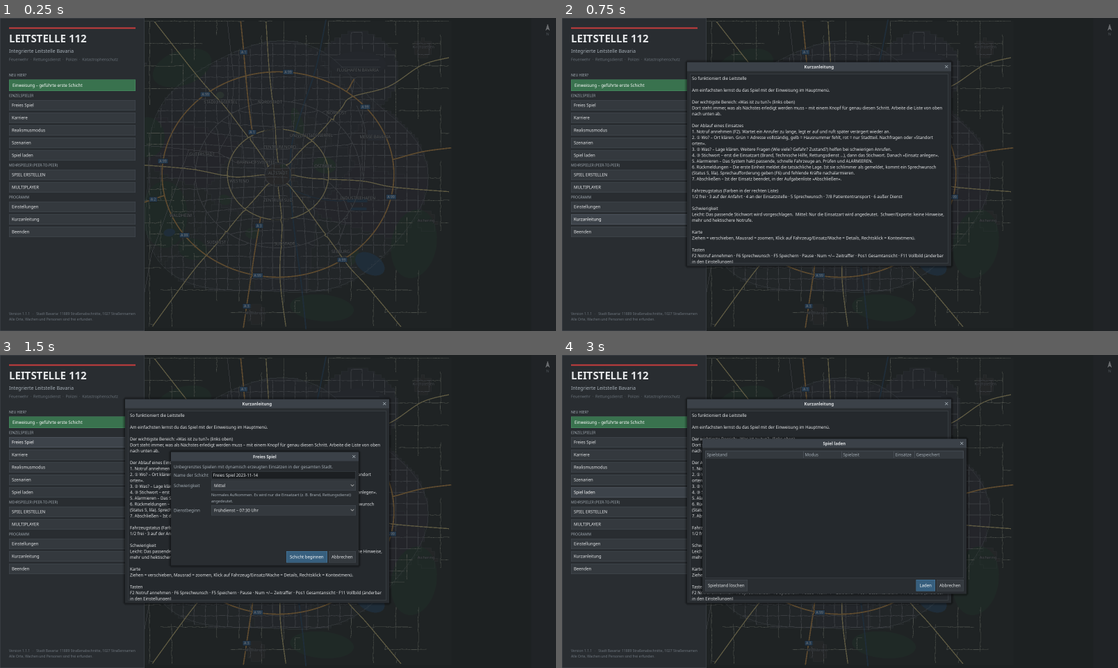
Above: before the commit, frames 1-4 (two rows, left to right).
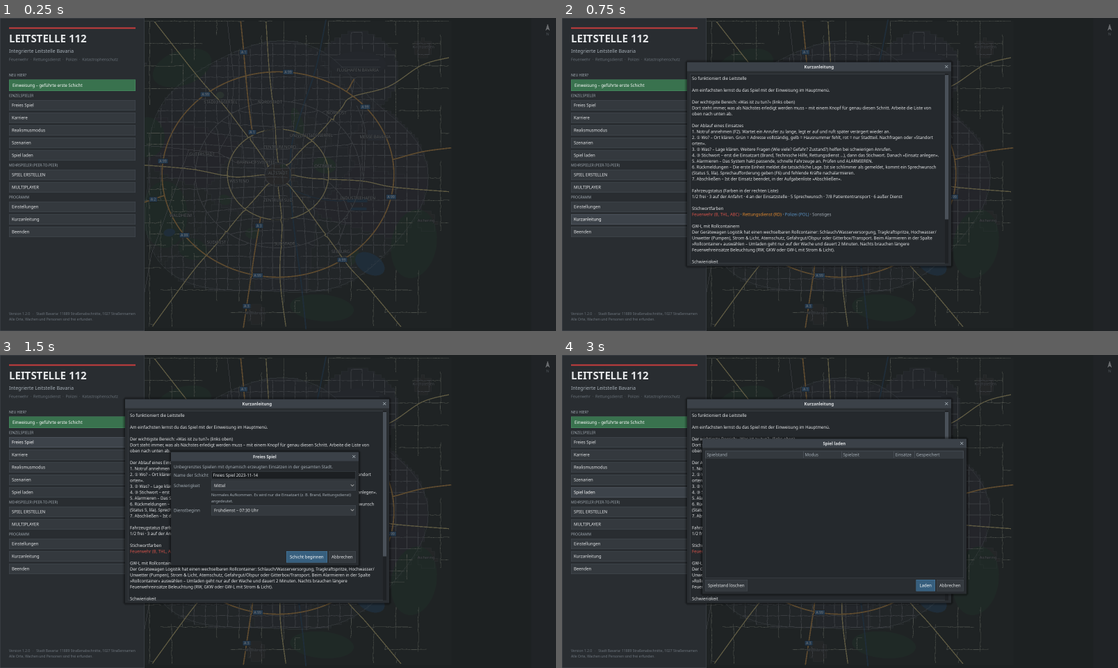
Above: after the commit, the same moments.

Repository: Mosi-pro/bavaria-sim
Game: Godot game, scene res://scenes/main.tscn
Same seed, same stepped clock (60 frames per second), same inputs: the game is played once before the commit and once after it.
Inputs:
- Up to frame 1 (0.25 s): no input
- Up to frame 2 (0.75 s): click "Kurzanleitung" at 0.5 s
- Up to frame 3 (1.5 s): click "Freies Spiel" at 1.25 s
- Up to frame 4 (3 s): click "Freies Spiel" at 2 s; click "Spiel laden" at 2.75 s

The runs differ from the first frame. In frame 1, less than 0.1% of the frame differs, in the area x 4-6%, y 94-95%; in frame 2, 2.2%, in the area x 4-70%, y 18-95%; in frame 3, 1.9%; in frame 4, 0.3%.

Commit message:
Version 1.2.0: GW-L mit wählbaren Rollcontainern, Ausleuchtung bei Nacht, Stichwortfarben nach Fachbereich
Co-Authored-By: Claude Opus 5.5 <noreply@anthropic.com>
Claude-Session: https://claude.ai/code/session_018Fw7aGdcfN1NLWhh7M1Dsu

Diff:
--- a/data/vehicle_types.json
+++ b/data/vehicle_types.json
@@ -54,7 +54,8 @@
   "diensthund": "Diensthundeführer",
   "pol_krad": "Motorradstreife",
   "betreuung_psnv": "Psychosoziale Notfallversorgung (KIT)",
-  "rth": "Rettungshubschrauber"
+  "rth": "Rettungshubschrauber",
+  "licht": "Beleuchtung / Stromerzeuger"
  },
  "types": {
   "KDOW": {
@@ -307,7 +308,8 @@
    "caps": {
     "thl": 1,
     "rw": 1,
-    "thl_klein": 1
+    "thl_klein": 1,
+    "licht": 1
    },
    "price": 520000,
    "equip": [
@@ -334,9 +336,59 @@
    "price": 210000,
    "equip": [
     "Ladebordwand",
-    "Rollcontainer",
-    "Schlauchmaterial"
-   ]
+    "1 Rollcontainer-Stellplatz (wechselbar)"
+   ],
+   "module_default": "gitterbox",
+   "module_change": 120,
+   "modules": {
+    "schlauch": {
+     "name": "Schlauch / Wasserversorgung",
+     "caps": {
+      "wasser": 1
+     },
+     "equip": "Bis zu 500 m B-Druckschläuche in Buchten (während der Langsamfahrt verlegbar), wasserführende Armaturen"
+    },
+    "ts": {
+     "name": "Tragkraftspritze (TS)",
+     "caps": {
+      "wasser": 1
+     },
+     "equip": "Tragkraftspritze PFPN 10-1000/1500, Saugschläuche und Zubehör zur Löschwasserförderung"
+    },
+    "hochwasser": {
+     "name": "Hochwasser / Unwetter",
+     "caps": {
+      "pumpen": 1
+     },
+     "equip": "Tauchpumpen, Wassersauger, Stromerzeuger, Wathosen, Schmutzwasserpumpen"
+    },
+    "licht": {
+     "name": "Strom & Licht",
+     "caps": {
+      "licht": 1
+     },
+     "equip": "Tragbarer Stromerzeuger, Flutlichtstrahler, Stative, Kabeltrommeln, Beleuchtungsballons"
+    },
+    "atemschutz": {
+     "name": "Atemschutz",
+     "caps": {
+      "atemschutz": 1
+     },
+     "equip": "Pressluftatmer, Ersatzflaschen, Atemschutzmasken, Überwachungstafeln zur Nachschubversorgung"
+    },
+    "oel": {
+     "name": "Gefahrgut / Ölspur",
+     "caps": {
+      "thl_klein": 1
+     },
+     "equip": "Ölbindemittel, Streuwagen, Auffangwannen, Dichtmaterial, Chemikalienschutzanzüge"
+    },
+    "gitterbox": {
+     "name": "Gitterbox / Transport",
+     "caps": {},
+     "equip": "Leere Gitter- oder Wannen-Container zum Abtransport kontaminierter Schläuche, Einsatzkleidung oder Müll"
+    }
+   }
   },
   "GWG": {
    "short": "GW-G",
@@ -929,7 +981,8 @@
    "caps": {
     "thw": 1,
     "thl": 1,
-    "thl_klein": 1
+    "thl_klein": 1,
+    "licht": 1
    },
    "price": 380000,
    "equip": [
--- a/project.godot
+++ b/project.godot
@@ -5,7 +5,7 @@
 
 config/name="LEITSTELLE 112"
 config/description="Simulation der Integrierten Leitstelle Bavaria"
-config/version="1.1.1"
+config/version="1.2.0"
 run/main_scene="res://scenes/main.tscn"
 config/features=PackedStringArray("4.7", "Forward Plus")
 config/icon="res://assets/icons/icon.png"
--- a/src/core/data.gd
+++ b/src/core/data.gd
@@ -95,6 +95,17 @@
 			out.append(k)
 	return out
 
+## Farbe eines Stichworts nach Fachbereich: Feuerwehr rot, Rettungsdienst orange,
+## Polizei blau, Sonstiges grau.
+const KW_COLORS := {"brand": "#d9534a", "thl": "#d9534a", "abc": "#d9534a", "vu": "#d9534a", "rd": "#e58a2e", "pol": "#5b95c8", "sonst": "#a4adb5"}
+
+func keyword_color(kw: String) -> Color:
+	var cat: String = String(keywords.get(kw, {}).get("cat", ""))
+	if cat == "":
+		var p := kw.get_slice(" ", 0)
+		cat = {"B": "brand", "THL": "thl", "ABC": "abc", "RD": "rd", "POL": "pol"}.get(p, "sonst")
+	return Color(KW_COLORS.get(cat, "#a4adb5"))
+
 func category_name(cat: String) -> String:
 	return categories.get(cat, {}).get("name", cat)
 
--- a/src/dispatch/advisor.gd
+++ b/src/dispatch/advisor.gd
@@ -23,7 +23,11 @@
 			eta = VL.air_eta(v, target)
 		if reason == "":
 			eta += VL.turnout_mean(v)
-		rows.append({"id": vid, "eta": eta, "dist": State.veh_pos(v).distance_to(target), "reason": reason, "caps": VL.caps(v), "crew": int(Data.vehicle_types[v["type"]]["crew"])})
+		var row := {"id": vid, "eta": eta, "dist": State.veh_pos(v).distance_to(target), "reason": reason, "caps": VL.caps(v), "crew": int(Data.vehicle_types[v["type"]]["crew"])}
+		if VL.has_modules(v):
+			row["module"] = VL.module_of(v)
+			row["can_change"] = VL.can_change_module(v) and reason == ""
+		rows.append(row)
 	rows.sort_custom(func(a, b):
 		if absf(a["eta"] - b["eta"]) > 20.0:
 			return a["eta"] < b["eta"]
@@ -43,14 +47,19 @@
 	for k in open.keys():
 		open[k] = int(open[k]) - int(have.get(k, 0))
 	var suggested: Array = []
+	var modules := {}
 	for k in open.keys():
 		while int(open[k]) > 0:
 			var pick := {}
+			var pick_mod := ""
 			var best := INF
 			for r in rows:
 				if r["reason"] != "" or suggested.has(r["id"]):
 					continue
-				if int(r["caps"].get(k, 0)) > 0 and r["eta"] < INF:
+				var mod_for := ""
+				if int(r["caps"].get(k, 0)) <= 0 and r.get("can_change", false):
+					mod_for = _module_for(r["id"], k)
+				if (int(r["caps"].get(k, 0)) > 0 or mod_for != "") and r["eta"] < INF:
 					# Sonderfahrzeuge nur, wenn ihre Sonderfähigkeit gebraucht wird oder nichts anderes in Reichweite ist
 					var eff: float = r["eta"]
 					# Hubschrauber nur, wenn er mindestens 2 Minuten schneller ist als bodengebundene Notärzte
@@ -59,12 +68,20 @@
 					for sc in SPECIAL:
 						if int(r["caps"].get(sc, 0)) > 0 and not need.has(sc):
 							eff += 1200.0
+					if mod_for != "":
+						eff += float(Data.vehicle_types[State.vehicles[r["id"]]["type"]].get("module_change", 120))
 					if eff < best:
 						best = eff
 						pick = r
+						pick_mod = mod_for
 			if pick.is_empty():
 				break
 			suggested.append(pick["id"])
+			if pick_mod != "":
+				# Vorschlag: GW-L mit passendem Rollcontainer
+				pick["module"] = pick_mod
+				pick["caps"] = VL.caps_with_module(State.vehicles[pick["id"]], pick_mod)
+				modules[pick["id"]] = pick_mod
 			for c in pick["caps"]:
 				if open.has(c):
 					open[c] = int(open[c]) - int(pick["caps"][c])
@@ -72,4 +89,13 @@
 	for k in open:
 		if int(open[k]) > 0:
 			missing[k] = int(open[k])
-	return {"rows": rows, "suggested": suggested, "missing": missing, "need": need}
+	return {"rows": rows, "suggested": suggested, "missing": missing, "need": need, "modules": modules}
+
+## Rollcontainer, der die Fähigkeit cap liefert ("" = keiner).
+static func _module_for(vid: String, cap: String) -> String:
+	var t: Dictionary = Data.vehicle_types[State.vehicles[vid]["type"]]
+	var mods: Dictionary = t.get("modules", {})
+	for m in mods:
+		if int(mods[m].get("caps", {}).get(cap, 0)) > 0:
+			return m
+	return ""
--- a/src/incidents/incident_logic.gd
+++ b/src/incidents/incident_logic.gd
@@ -124,14 +124,27 @@
 	Sim.radio(who, "Notiz zu %s: %s" % [inc["nr"], text], -1, "note", inc["id"])
 	State.touch_incident(inc["id"])
 
-static func alarm(inc: Dictionary, vehicle_ids: Array, by: String) -> Dictionary:
+static func alarm(inc: Dictionary, vehicle_ids: Array, by: String, modules: Dictionary = {}) -> Dictionary:
 	var ok: Array = []
 	var failed: Array = []
+	var loaded: Array = []
 	for vid in vehicle_ids:
 		if not State.vehicles.has(vid):
 			continue
 		var v: Dictionary = State.vehicles[vid]
+		# Wechselbeladung (GW-L): vor dem Ausrücken Rollcontainer tauschen
+		var old_module: String = VL.module_of(v) if VL.has_modules(v) else ""
+		var changed := false
+		if modules.has(vid) and VL.block_reason(v) == "":
+			changed = VL.set_module(v, String(modules[vid]))
 		var err := VL.alarm(v, inc["id"])
+		if err != "" and changed:
+			v["module"] = old_module
+			changed = false
+		if changed:
+			v["timer"] = float(v["timer"]) + float(VL.vtype(v).get("module_change", 120))
+		if err == "" and VL.has_modules(v):
+			loaded.append("%s mit Rollcontainer %s%s" % [v["callsign"], VL.module_name(v), " (wird umgeladen)" if changed else ""])
 		if err == "":
 			ok.append(v["callsign"])
 		else:
@@ -141,6 +154,8 @@
 			inc["t_alarm"] = State.clock
 		inc["alarmed_n"] = int(inc["alarmed_n"]) + ok.size()
 		Sim.radio("Leitstelle", "Alarm %s, %s, %s – für: %s" % [inc["keyword"], inc["address"], inc["object"], ", ".join(ok)], -1, "alarm", inc["id"])
+		for l in loaded:
+			Sim.radio("Leitstelle", "Beladung: %s." % l, -1, "alarm", inc["id"])
 		Sim.sound("alarm")
 		_derive_status(inc)
 		State.touch_incident(inc["id"])
@@ -379,6 +394,10 @@
 		text += " %d Verletzte/Betroffene." % n
 	inc["lage"] = text
 	_say(inc, on, text)
+	if needs_light(tr):
+		tr["reqs"]["licht"] = 1
+		inc["lage"] = String(inc["lage"]) + " Dunkelheit – Einsatzstelle muss ausgeleuchtet werden."
+		_say(inc, on, "Es ist dunkel – benötigen Beleuchtung für die Einsatzstelle (RW, GKW oder GW-L mit Rollcontainer Strom & Licht).")
 	tr["known"] = tr["reqs"].duplicate()
 	_publish(inc, tr, on)
 	var miss := shortage(known_need(tr), caps_assigned(inc["id"]))
@@ -386,6 +405,17 @@
 		_say(inc, on, "Nachforderung: benötigen %s." % need_text(miss), true)
 	_derive_status(inc)
 	State.touch_incident(inc["id"])
+
+## Längere Einsätze von Feuerwehr/THW bei Dunkelheit brauchen Beleuchtung.
+static func needs_light(tr: Dictionary) -> bool:
+	if tr["reqs"].has("licht") or float(tr["work_total"]) < 2400.0:
+		return false
+	var cat: String = String(Data.incident_types[tr["type"]].get("cat", ""))
+	if not cat in ["brand", "thl", "vu", "abc"]:
+		return false
+	var dl := VL.daylight()
+	var hf: float = State.hour_f()
+	return hf < float(dl[0]) - 0.25 or hf > float(dl[1]) + 0.25
 
 static func _work(inc: Dictionary, tr: Dictionary, on: Array, h: float) -> void:
 	var total := float(tr["work_total"])
--- a/src/map/map_overlay.gd
+++ b/src/map/map_overlay.gd
@@ -280,7 +280,7 @@
 	for id in State.incidents:
 		var inc: Dictionary = State.incidents[id]
 		var sp: Vector2 = view.w2s(Vector2(inc["x"], inc["y"]))
-		var col: Color = [Color("#c83d3d"), Color("#c83d3d"), Color("#d6a83b"), Color("#497fa8")][clampi(int(inc["prio"]), 1, 3)]
+		var col: Color = Data.keyword_color(inc["keyword"])
 		if inc["done"]:
 			col = Color("#6b737b")
 		var r: float = float(inc["radius"]) * z
--- a/src/simulation/sim.gd
+++ b/src/simulation/sim.gd
@@ -256,7 +256,13 @@
 							ids.append(vid)
 						else:
 							denied.append("%s: keine Berechtigung für %s" % [State.vehicles[vid]["callsign"], Data.org_name(State.vehicles[vid]["org"])])
-					var res := IL.alarm(inc, ids, who)
+					var mods: Dictionary = {}
+					var am = a.get("modules", {})
+					if am is Dictionary:
+						for mk in am:
+							if ids.has(mk):
+								mods[String(mk)] = String(am[mk])
+					var res := IL.alarm(inc, ids, who, mods)
 					res["failed"].append_array(denied)
 					return {"ok": res["ok"].size() > 0, "err": "\n".join(res["failed"]), "alarmed": res["ok"], "failed": res["failed"]}
 				"inc_close":
--- a/src/ui/panel_incidents.gd
+++ b/src/ui/panel_incidents.gd
@@ -73,7 +73,7 @@
 		var it := inc_tree.create_item(root)
 		it.set_metadata(0, id)
 		it.set_text(0, inc["keyword"])
-		it.set_custom_color(0, [UI.RED, UI.RED, UI.YELLOW, UI.BLUE][clampi(int(inc["prio"]), 1, 3)])
+		it.set_custom_color(0, Data.keyword_color(inc["keyword"]))
 		it.set_tooltip_text(0, "%s – Priorität %d" % [Data.keywords.get(inc["keyword"], {}).get("name", ""), int(inc["prio"])])
 		it.set_text(1, String(inc["address"]).get_slice(",", 0))
 		it.set_tooltip_text(1, "Einsatz %s\n%s\n%s" % [inc["nr"], inc["address"], inc["lage"]])
--- a/src/ui/win_dispatch.gd
+++ b/src/ui/win_dispatch.gd
@@ -26,6 +26,7 @@
 var _t := 1.0
 var _checked := {}
 var _suggested: Array = []
+var _modules := {}   # Fahrzeug-ID -> gewählter Rollcontainer (GW-L)
 var _sugg_sig := ""
 var _orgs: Array = []
 var _details := ""
@@ -74,7 +75,7 @@
 	sugg_label = UI.label("", UI.TEXT2)
 	sugg_label.clip_text = true
 	sugg_label.size_flags_horizontal = Control.SIZE_EXPAND_FILL
-	disp_tree = UI.tree([{"title": "", "width": 26}, {"title": "ETA", "width": 50}, {"title": "Funkrufname", "width": 170}, {"title": "Typ", "width": 70}, {"title": "Wache"}, {"title": "km", "width": 44}, {"title": "Status", "width": 150}])
+	disp_tree = UI.tree([{"title": "", "width": 26}, {"title": "ETA", "width": 50}, {"title": "Funkrufname", "width": 150}, {"title": "Typ", "width": 70}, {"title": "Wache"}, {"title": "km", "width": 44}, {"title": "Status", "width": 120}, {"title": "Rollcontainer", "width": 170}])
 	disp_tree.item_edited.connect(_on_check)
 	disp_tree.item_activated.connect(func():
 		var it := disp_tree.get_selected()
@@ -145,7 +146,7 @@
 	var inc: Dictionary = State.incidents[inc_id]
 	var kd: Dictionary = Data.keywords.get(inc["keyword"], {})
 	var t := func(x): return State.time_str(float(x)) if float(x) >= 0.0 else "–"
-	var txt := "[font_size=15][b][color=#d6a83b]%s[/color]  %s[/b][/font_size]    [color=#6b737b]Einsatz %s · Priorität %d[/color]\n" % [inc["keyword"], kd.get("name", ""), inc["nr"], int(inc["prio"])]
+	var txt := "[font_size=15][b][color=#%s]%s[/color]  %s[/b][/font_size]    [color=#6b737b]Einsatz %s · Priorität %d[/color]\n" % [Data.keyword_color(inc["keyword"]).to_html(false), inc["keyword"], kd.get("name", ""), inc["nr"], int(inc["prio"])]
 	txt += "[color=#a4adb5]Ort:[/color]  %s%s\n" % [inc["address"], "   [color=#d6a83b](ungenau – Kräfte müssen suchen)[/color]" if float(inc["radius"]) > 0.0 else ""]
 	txt += "[color=#a4adb5]Stand:[/color]  [b]%s[/b]\n" % _plain_status(inc)
 	if inc["revealed"]:
@@ -235,12 +236,16 @@
 		it.set_custom_bg_color(0, Color(Data.fms_color(st), 0.75))
 		it.set_text(1, v["callsign"])
 		it.set_text(2, Data.vehicle_types[v["type"]]["short"])
+		if VL.has_modules(v):
+			it.set_tooltip_text(2, "Rollcontainer: " + VL.module_name(v))
 		var z := ""
 		match v["state"]:
 			"alarmed": z = "alarmiert, rückt aus in %s" % State.dur_str(float(v["timer"]))
 			"enroute": z = "Anfahrt, Ankunft in ca. %s" % State.dur_str(float(v["eta"]) - State.clock)
 			"onscene": z = "an der Einsatzstelle" + ("  –  SPRECHWUNSCH" if v["talk"] != "" else "")
 			_: z = v["state"]
+		if VL.has_modules(v):
+			z += "  ·  Rollcontainer: " + VL.module_name(v)
 		it.set_text(3, z)
 		it.set_text(4, Sim.Personnel.crew_text(v))
 		if vid == sel:
@@ -256,8 +261,12 @@
 	_suggested = res["suggested"]
 	if apply_suggestion:
 		_checked = {}
+		_modules = {}
 		for vid in _suggested:
 			_checked[vid] = true
+	for vid in res.get("modules", {}):
+		if apply_suggestion or not _modules.has(vid):
+			_modules[vid] = res["modules"][vid]
 	var org: String = _orgs[org_filter.selected]
 	var vt: String = _types[type_filter.selected] if type_filter != null else ""
 	disp_tree.clear()
@@ -302,6 +311,8 @@
 		it.set_text(6, ("%d %s" % [int(v["status"]), "frei" if int(v["status"]) == 1 else "auf Wache"]) if free else r["reason"])
 		if not free:
 			it.set_custom_color(6, UI.TEXT2)
+		if VL.has_modules(v):
+			_module_cell(it, v)
 		if _suggested.has(r["id"]):
 			for col in [1, 2, 3]:
 				it.set_custom_bg_color(col, Color(0.29, 0.5, 0.66, 0.28))
@@ -315,11 +326,44 @@
 	sugg_label.add_theme_color_override("font_color", UI.YELLOW if not res["missing"].is_empty() else UI.TEXT2)
 	_update_alarm_btn()
 
+## Rollcontainer-Auswahl (Dropdown in der Tabelle) für Fahrzeuge mit Wechselbeladung
+func _module_cell(it: TreeItem, v: Dictionary) -> void:
+	var mods: Dictionary = Data.vehicle_types[v["type"]]["modules"]
+	var keys: Array = mods.keys()
+	var cur: String = String(_modules.get(v["id"], VL.module_of(v)))
+	var tip := "Rollcontainer wählen – Umladen auf der Wache dauert %s.\n" % State.dur_str(float(Data.vehicle_types[v["type"]].get("module_change", 120)))
+	for m in keys:
+		tip += "\n%s: %s" % [mods[m]["name"], mods[m].get("equip", "")]
+	if VL.can_change_module(v):
+		var names: Array = []
+		for m in keys:
+			names.append(String(mods[m]["name"]) + ("" if m != VL.module_of(v) else " ✓"))
+		it.set_cell_mode(7, TreeItem.CELL_MODE_RANGE)
+		it.set_text(7, ",".join(names))
+		it.set_range(7, max(0, keys.find(cur)))
+		it.set_editable(7, true)
+		it.set_tooltip_text(7, tip + "\n\n✓ = derzeit geladen")
+		if cur != VL.module_of(v):
+			it.set_custom_color(7, UI.YELLOW)
+	else:
+		it.set_text(7, VL.module_name(v))
+		it.set_custom_color(7, UI.TEXT2)
+		it.set_tooltip_text(7, "Umladen nur auf der Wache möglich.\n" + tip)
+
 func _on_check() -> void:
 	var it := disp_tree.get_edited()
-	if it != null:
-		_checked[it.get_metadata(0)] = it.is_checked(0)
-		_update_alarm_btn()
+	if it == null:
+		return
+	var vid: String = it.get_metadata(0)
+	if disp_tree.get_edited_column() == 7 and State.vehicles.has(vid):
+		var keys: Array = Data.vehicle_types[State.vehicles[vid]["type"]].get("modules", {}).keys()
+		var i := int(it.get_range(7))
+		if i >= 0 and i < keys.size():
+			_modules[vid] = keys[i]
+			it.set_custom_color(7, UI.YELLOW if keys[i] != VL.module_of(State.vehicles[vid]) else UI.TEXT)
+		return
+	_checked[vid] = it.is_checked(0)
+	_update_alarm_btn()
 
 func _selected_ids() -> Array:
 	var out: Array = []
@@ -337,8 +381,13 @@
 	if ids.is_empty():
 		UI.message(self, "Alarmierung", "Es sind keine Einsatzmittel ausgewählt.")
 		return
-	Game.act({"a": "inc_alarm", "id": inc_id, "vehicles": ids}, func(res):
+	var mods := {}
+	for vid in ids:
+		if _modules.has(vid):
+			mods[vid] = _modules[vid]
+	Game.act({"a": "inc_alarm", "id": inc_id, "vehicles": ids, "modules": mods}, func(res):
 		_checked = {}
+		_modules = {}
 		if not is_inside_tree():
 			return
 		_fill_disposition(false)
--- a/src/ui/win_misc.gd
+++ b/src/ui/win_misc.gd
@@ -148,6 +148,12 @@
 [b]Fahrzeugstatus (Farben in der rechten Liste)[/b]
 1/2 frei · 3 auf der Anfahrt · 4 an der Einsatzstelle · 5 Sprechwunsch · 7/8 Patiententransport · 6 außer Dienst
 
+[b]Stichwortfarben[/b]
+[color=#d9534a]Feuerwehr (B, THL, ABC)[/color] · [color=#e58a2e]Rettungsdienst (RD)[/color] · [color=#5b95c8]Polizei (POL)[/color] · [color=#a4adb5]Sonstiges[/color]
+
+[b]GW-L mit Rollcontainern[/b]
+Der Gerätewagen Logistik hat einen wechselbaren Rollcontainer: Schlauch/Wasserversorgung, Tragkraftspritze, Hochwasser/Unwetter (Pumpen), Strom & Licht, Atemschutz, Gefahrgut/Ölspur oder Gitterbox/Transport. Beim Alarmieren in der Spalte »Rollcontainer« auswählen – Umladen geht nur auf der Wache und dauert 2 Minuten. Nachts brauchen längere Feuerwehreinsätze Beleuchtung (RW, GKW oder GW-L mit Strom & Licht).
+
 [b]Schwierigkeit[/b]
 Leicht: Das passende Stichwort wird vorgeschlagen.  Mittel: Nur die Einsatzart wird angedeutet.  Schwer/Experte: keine Hinweise, mehr und hektischere Notrufe.
 
@@ -163,7 +169,7 @@
 				t += "\n[b]%s[/b]\n" % Data.category_name(cat)
 				for k in Data.keywords_in(cat):
 					var kd: Dictionary = Data.keywords[k]
-					t += "[color=#d6a83b]%s[/color] – %s\n" % [k, kd["name"]]
+					t += "[color=#%s]%s[/color] – %s\n" % [Data.keyword_color(k).to_html(false), k, kd["name"]]
 					if String(kd.get("schlagworte", "")) != "":
 						t += "    [color=#a4adb5]Typisch:[/color] %s\n" % kd["schlagworte"]
 					if String(kd.get("min", "")) != "":
--- a/src/vehicles/vehicle_logic.gd
+++ b/src/vehicles/vehicle_logic.gd
@@ -8,7 +8,44 @@
 	return Data.vehicle_types[v["type"]]
 
 static func caps(v: Dictionary) -> Dictionary:
-	return vtype(v).get("caps", {})
+	var t := vtype(v)
+	if not t.has("modules"):
+		return t.get("caps", {})
+	return caps_with_module(v, module_of(v))
+
+# ---------------------------------------------------------------- Wechselbeladung (GW-L)
+## Fahrzeuge mit wechselbarer Beladung (Rollcontainer) haben in vehicle_types "modules".
+static func has_modules(v: Dictionary) -> bool:
+	return vtype(v).has("modules")
+
+static func module_of(v: Dictionary) -> String:
+	var t := vtype(v)
+	var m: String = String(v.get("module", t.get("module_default", "")))
+	return m if t.get("modules", {}).has(m) else String(t.get("module_default", ""))
+
+static func module_name(v: Dictionary, m := "") -> String:
+	if m == "":
+		m = module_of(v)
+	return String(vtype(v).get("modules", {}).get(m, {}).get("name", m))
+
+static func caps_with_module(v: Dictionary, m: String) -> Dictionary:
+	var t := vtype(v)
+	var out: Dictionary = t.get("caps", {}).duplicate()
+	var mc: Dictionary = t.get("modules", {}).get(m, {}).get("caps", {})
+	for k in mc:
+		out[k] = int(out.get(k, 0)) + int(mc[k])
+	return out
+
+## Beladung kann nur auf der Wache gewechselt werden.
+static func can_change_module(v: Dictionary) -> bool:
+	return has_modules(v) and v["state"] == "station"
+
+## Setzt die Beladung. Rückgabe: true, wenn tatsächlich umgeladen wurde.
+static func set_module(v: Dictionary, m: String) -> bool:
+	if not can_change_module(v) or not vtype(v)["modules"].has(m) or m == module_of(v):
+		return false
+	v["module"] = m
+	return true
 
 static func has_cap(v: Dictionary, cap: String) -> bool:
 	return int(caps(v).get(cap, 0)) > 0
--- a/tests/run_tests.gd
+++ b/tests/run_tests.gd
@@ -49,6 +49,8 @@
 	test_all_types()
 	print("== Rettungshubschrauber ==")
 	test_rth()
+	print("== GW-L Rollcontainer und Stichwortfarben ==")
+	test_gwl_modules()
 	print("== Notrufgespräche und Häufigkeiten ==")
 	test_calls_consistency()
 	print("== Einweisung ==")
@@ -416,6 +418,46 @@
 	State.env["weather"] = "nebel"
 	check(VL.block_reason(c2).find("Wetter") >= 0, "Bei Nebel kein Flugbetrieb")
 
+func test_gwl_modules() -> void:
+	Sim.new_game({"mode": "frei", "seed": 21, "start_hour": 13})
+	Sim.running = false
+	State.meta["next_call"] = 1e12
+	var gwl := ""
+	for vid in State.vehicles:
+		if State.vehicles[vid]["type"] == "GWL":
+			gwl = vid
+			break
+	check(gwl != "", "GW-L vorhanden")
+	var g: Dictionary = State.vehicles[gwl]
+	check(VL.module_of(g) == "gitterbox" and int(VL.caps(g).get("logistik", 0)) == 1, "GW-L startet mit Gitterbox, Fähigkeit Logistik")
+	check(Data.vehicle_types["GWL"]["modules"].size() == 7, "7 Rollcontainer wählbar")
+	check(int(VL.caps_with_module(g, "hochwasser").get("pumpen", 0)) == 1 and int(VL.caps_with_module(g, "atemschutz").get("atemschutz", 0)) == 1, "Rollcontainer liefern Zusatzfähigkeiten (Pumpen, Atemschutz)")
+	# Bedarf an Pumpen: Vorschlag lädt den Rollcontainer Hochwasser
+	var res: Dictionary = Sim.act({"a": "inc_create", "form": {"keyword": "THL UNWETTER", "x": float(g["x"]) + 300.0, "y": float(g["y"])}}, me)
+	var inc: Dictionary = State.incidents[res["id"]]
+	inc["revealed"] = true
+	inc["need"] = {"pumpen": 2}
+	var sg: Dictionary = Advisor.suggest(inc)
+	var mod_vid := ""
+	for vid in sg["modules"]:
+		if sg["modules"][vid] == "hochwasser":
+			mod_vid = vid
+	check(mod_vid != "" and sg["suggested"].has(mod_vid), "Vorschlag: GW-L mit Rollcontainer Hochwasser/Unwetter für fehlende Pumpen")
+	if mod_vid != "":
+		var before := State.radio.size()
+		var ar: Dictionary = Sim.act({"a": "inc_alarm", "id": inc["id"], "vehicles": [mod_vid], "modules": sg["modules"]}, me)
+		var v: Dictionary = State.vehicles[mod_vid]
+		check(ar["ok"] and VL.module_of(v) == "hochwasser" and int(VL.caps(v).get("pumpen", 0)) == 1, "Alarmierung lädt Rollcontainer um")
+		check(float(v["timer"]) >= 120.0, "Umladen verlängert die Ausrückzeit (%d s)" % int(v["timer"]))
+		var said := false
+		for i in range(before, State.radio.size()):
+			if String(State.radio[i]["text"]).find("Hochwasser") >= 0:
+				said = true
+		check(said, "Funkprotokoll nennt die Beladung")
+		check(not VL.set_module(v, "licht"), "Unterwegs kein Umladen möglich")
+	# Stichwortfarben nach Fachbereich
+	check(Data.keyword_color("RD 2") == Color("#e58a2e") and Data.keyword_color("B 2") == Color("#d9534a") and Data.keyword_color("THL 4") == Color("#d9534a") and Data.keyword_color("POL 1") == Color("#5b95c8"), "Stichwortfarben: RD orange, Feuerwehr rot, Polizei blau")
+
 func test_calls_consistency() -> void:
 	Sim.new_game({"mode": "frei", "seed": 44})
 	Sim.running = false
--- /dev/null
+++ b/tests/shot_gwl.gd
@@ -0,0 +1,35 @@
+extends Node
+## Screenshot: Alarmierung mit GW-L-Rollcontainer und Stichwortfarben in der Einsatzliste
+var out := "user://screenshots"
+var f := 0
+var iid := ""
+func _ready():
+	for a in OS.get_cmdline_user_args():
+		if a.begins_with("--out="): out = a.substr(6)
+	LocalDB.put("profile", "seen_intro", true)
+	add_child(load("res://scenes/main.tscn").instantiate())
+func shot(name):
+	get_viewport().get_texture().get_image().save_png(out + "/" + name + ".png")
+	print("shot ", name)
+func _process(_d):
+	f += 1
+	match f:
+		10: get_window().size = Vector2i(1600, 900)
+		20: Game.start_new({"mode": "frei", "difficulty": "leicht", "seed": 3, "start_hour": 13})
+		30:
+			State.meta.next_call = 1e12
+			var g := {}
+			for vid in State.vehicles:
+				if State.vehicles[vid].type == "GWL":
+					g = State.vehicles[vid]
+					break
+			var kws := ["RD 2", "B 2", "RD 1", "POL 1", "THL 4", "ABC 1", "POL 2"]
+			for i in kws.size():
+				Sim.act({"a": "inc_create", "form": {"keyword": kws[i], "x": float(g.x) + 900.0 * i, "y": float(g.y) + 500.0}}, Game.me)
+			var r = Sim.act({"a": "inc_create", "form": {"keyword": "THL UNWETTER", "x": float(g.x) + 400.0, "y": float(g.y)}}, Game.me)
+			iid = r.id
+			State.incidents[iid].revealed = true
+			State.incidents[iid].need = {"pumpen": 2, "atemschutz": 1}
+			Game.ui.open_dispatch(iid)
+		200: shot("g1_dispatch_gwl")
+		205: get_tree().quit()
--- /dev/null
+++ b/tests/shot_gwl.tscn
@@ -0,0 +1,4 @@
+[gd_scene load_steps=2 format=3]
+[ext_resource type="Script" path="res://tests/shot_gwl.gd" id="1"]
+[node name="P" type="Node"]
+script = ExtResource("1")
Not shown, changed: export_presets.cfg
Not shown, added: tests/radio_probe.gd.uid
Not shown, added: tests/shot_dup.gd.uid
Not shown, added: tests/shot_gwl.gd.uid
Not shown, changed: CHANGELOG.md
Not shown, changed: docs/EINSATZLISTE.md
Not shown, changed: installer/LEITSTELLE112.iss
